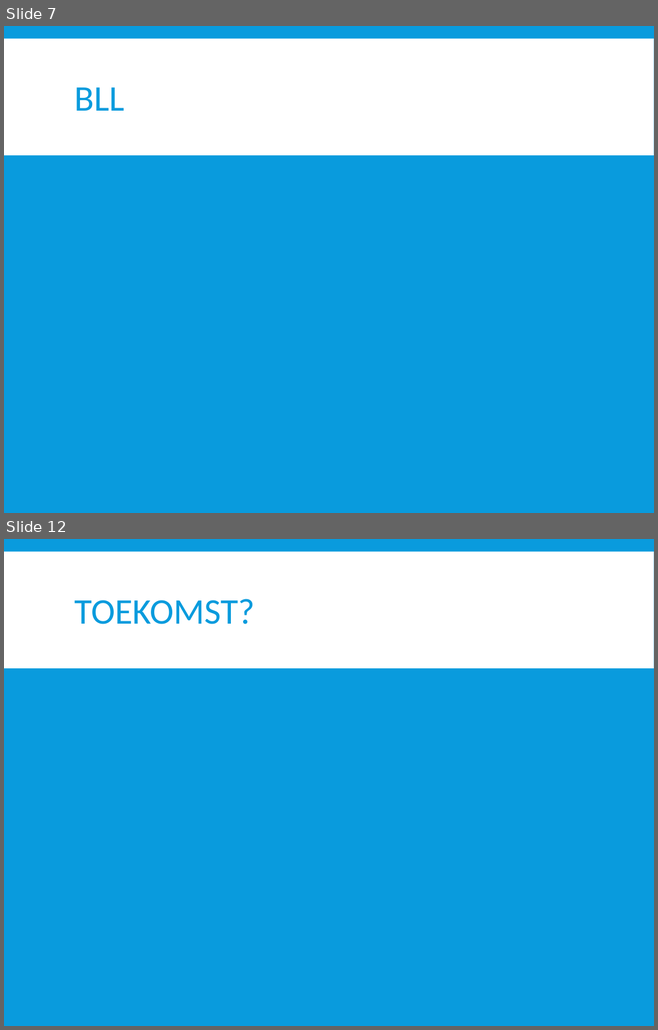
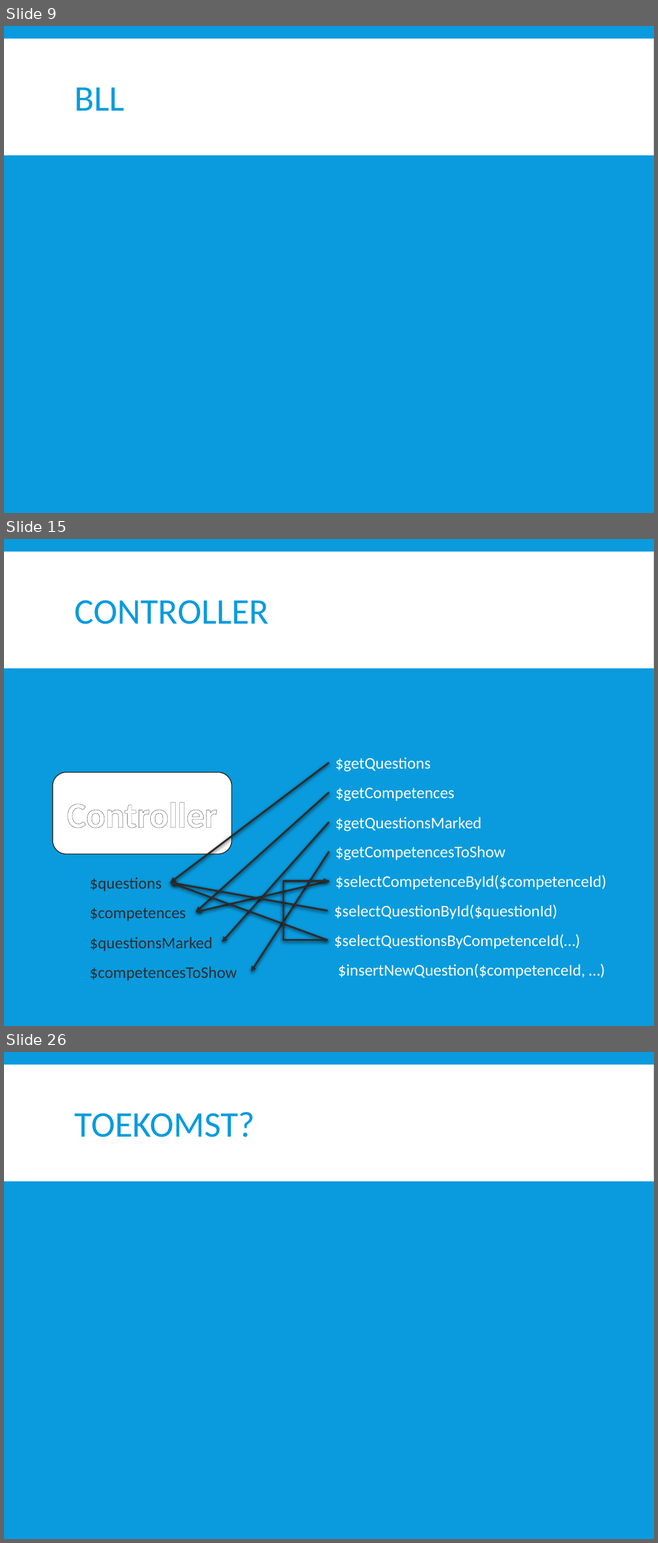
Before and after one commit to dlife/InstantInterview, a slide deck: Presentatie/2015 06 04 Presentatie II.pptx. Shown one above the other, each under a label of ours: slides 7 and 12 before the commit, slides 9, 15 and 26 after it; the slides between them are not shown. The pictures are 658x1030 and 658x1543 pixels, drawn with LibreOffice and Linux fonts; fonts in the diff are those of the drawing. Boxes give left, top, right and bottom in pixels: in the first picture for what was removed or moved away, otherwise in the second. Text is boxed around its words. In the diff, an @@ line names an element or a change of style, - is before the commit and + after.

```diff
--- a/Presentatie/2015 06 04 Presentatie II.pptx
+++ b/Presentatie/2015 06 04 Presentatie II.pptx
@@ slide 15 added at (x1=4, y1=539, x2=654, y2=1026), background #099BDD; not listed: 1 template element that a slide beside it also shows @@
@@ title added at (x1=75, y1=600, x2=269, y2=624), 40 pt, text #099BDD @@
+CONTROLLER
@@ arrow added from (329, 762) to (170, 882), #2C2C2C 2 pt @@
@@ text added at (x1=335, y1=757, x2=430, y2=772), 18 pt, text #FFFFFF @@
+$getQuestions
@@ rounded rectangle added at (x1=53, y1=772, x2=232, y2=854), fill #FFFFFF, outline #2C2C2C 1 pt, 40 pt, text #FFFFFF, bold @@
+Controller
@@ arrow added from (329, 792) to (195, 913), #2C2C2C 2 pt @@
@@ text added at (x1=335, y1=788, x2=454, y2=801), 18 pt, text #FFFFFF @@
+$getCompetences
@@ text added at (x1=335, y1=817, x2=481, y2=831), 18 pt, text #FFFFFF @@
+$getQuestionsMarked
@@ arrow added from (329, 822) to (221, 943), #2C2C2C 2 pt @@
@@ arrow added from (329, 852) to (251, 972), #2C2C2C 2 pt @@
@@ text added at (x1=335, y1=846, x2=505, y2=860), 18 pt, text #FFFFFF @@
+$getCompetencesToShow
@@ text added at (x1=90, y1=877, x2=162, y2=892), 18 pt, text #2C2C2C @@
+$questions
@@ arrow added from (328, 911) to (170, 882), #2C2C2C 2 pt @@
@@ arrow added from (328, 940) to (170, 882), #2C2C2C 2 pt @@
@@ arrow added from (329, 881) to (195, 913), #2C2C2C 2 pt @@
@@ elbow arrow added from (328, 940) to (329, 881), #2C2C2C 2 pt @@
@@ text added at (x1=335, y1=875, x2=606, y2=890), 18 pt, text #FFFFFF @@
+$selectCompetenceById($competenceId)
@@ text added at (x1=90, y1=908, x2=186, y2=921), 18 pt, text #2C2C2C @@
+$competences
@@ text added at (x1=334, y1=904, x2=557, y2=919), 18 pt, text #FFFFFF @@
+$selectQuestionById($questionId)
@@ text added at (x1=90, y1=937, x2=213, y2=951), 18 pt, text #2C2C2C @@
+$questionsMarked
@@ text added at (x1=334, y1=934, x2=580, y2=949), 18 pt, text #FFFFFF @@
+$selectQuestionsByCompetenceId(…)
@@ text added at (x1=90, y1=966, x2=237, y2=981), 18 pt, text #2C2C2C @@
+$competencesToShow
@@ text added at (x1=338, y1=964, x2=585, y2=979), 18 pt, text #FFFFFF @@
+$insertNewQuestion($competenceId, …)
@@ what was slide 7 is now slide 9 @@
@@ what was slide 12 is now slide 26 @@
```
Also in this commit, not shown: 5 slides changed, 15 other slides added, 2 slides removed.
